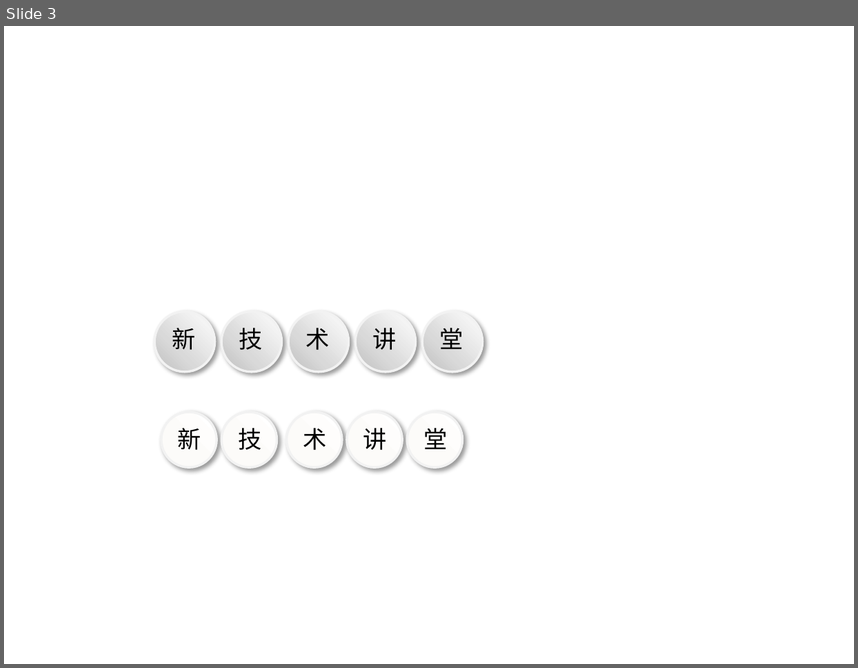
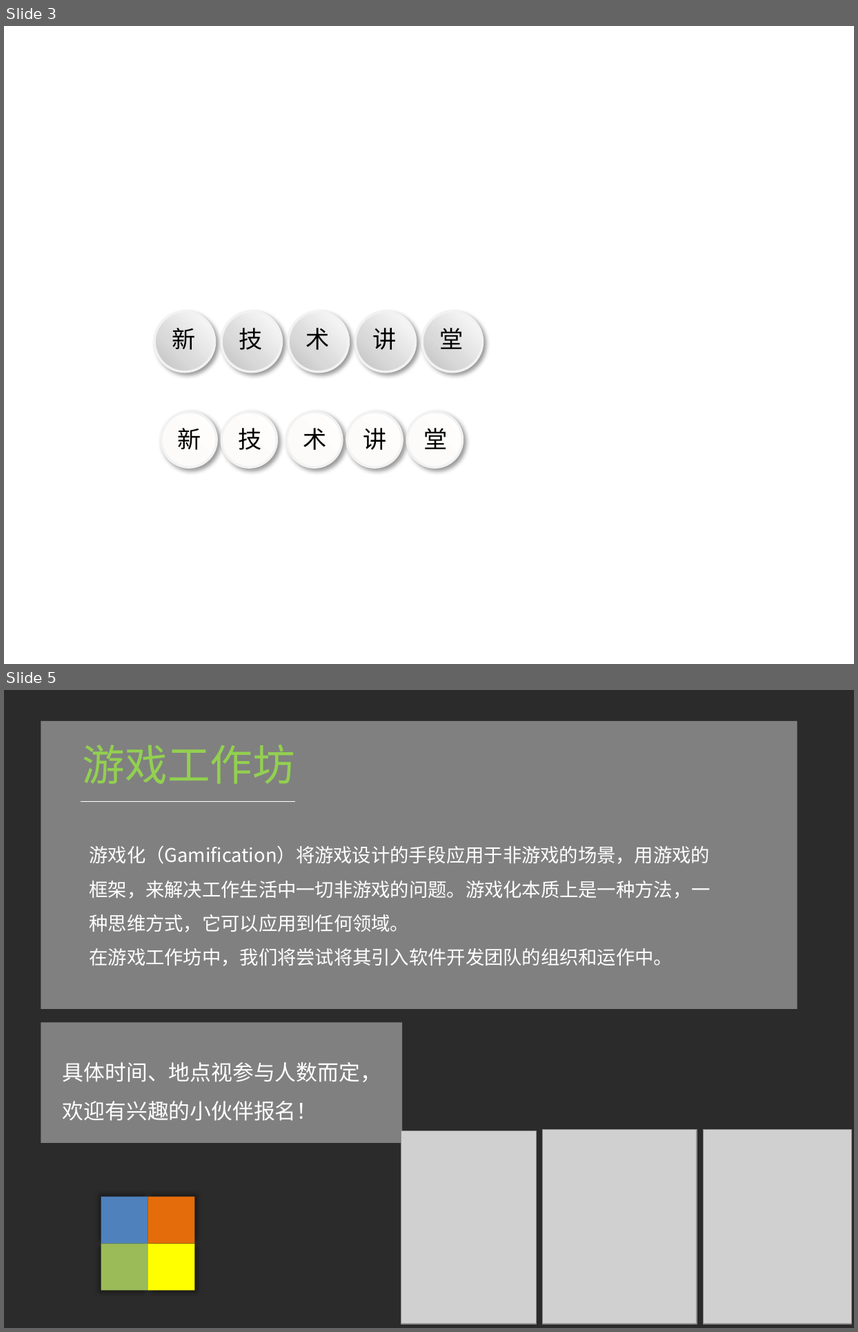
Before and after one commit to zhizhuwang/codekata, a slide deck: poster.pptx. Shown one above the other, each under a label of ours: slide 3 before the commit, slides 3 and 5 after it; the slides between them are not shown. The pictures are 858x668 and 858x1332 pixels, drawn with LibreOffice and Linux fonts; fonts in the diff are those of the drawing; grey boxes stand for pictures; background and template pictures are left out; a plain dark background stands for a picture behind light text. Boxes give left, top, right and bottom in pixels: in the first picture for what was removed or moved away, otherwise in the second. Text is boxed around its words. In the diff, an @@ line names an element or a change of style, - is before the commit and + after.

Commit message:
gamification poster

```diff
--- a/poster.pptx
+++ b/poster.pptx
@@ slide 5 added at (4,690,854,1328), background picture (left out) @@
@@ rectangle added at (41,720,797,1009), fill #35A544 @@
@@ text added at (83,745,295,784), 36 pt, text #92D050 @@
+游戏工作坊
@@ line added from (81, 801) to (296, 801), #C7EDCC 0.75 pt @@
@@ text added at (90,846,711,966), 16 pt, text #C7EDCC @@
+游戏化（Gamification）将游戏设计的手段应用于非游戏的场景，用游戏的框架，来解决工作生活中一切非游戏的问题。游戏化本质上是一种方法，一种思维方式，它可以应用到任何领域。
+在游戏工作坊中，我们将尝试将其引入软件开发团队的组织和运作中。
@@ rectangle added at (41,1023,402,1143), fill #808080 @@
@@ text added at (63,1062,381,1121), 18 pt, text #C7EDCC @@
+具体时间、地点视参与人数而定，
+欢迎有兴趣的小伙伴报名！
@@ picture added at (401,1130,536,1323) @@
@@ picture added at (543,1130,697,1323) @@
@@ picture added at (704,1130,851,1323) @@
@@ rectangle added at (101,1196,148,1243), fill #4F81BD @@
@@ rectangle added at (148,1196,194,1243), fill #E46C0A @@
@@ rectangle added at (101,1243,148,1290), fill #9BBB59 @@
@@ rectangle added at (148,1243,194,1290), fill #FFFF00 @@
```
Also in this commit, not shown: 1 slide changed, 2 other slides added, 5 other files.
